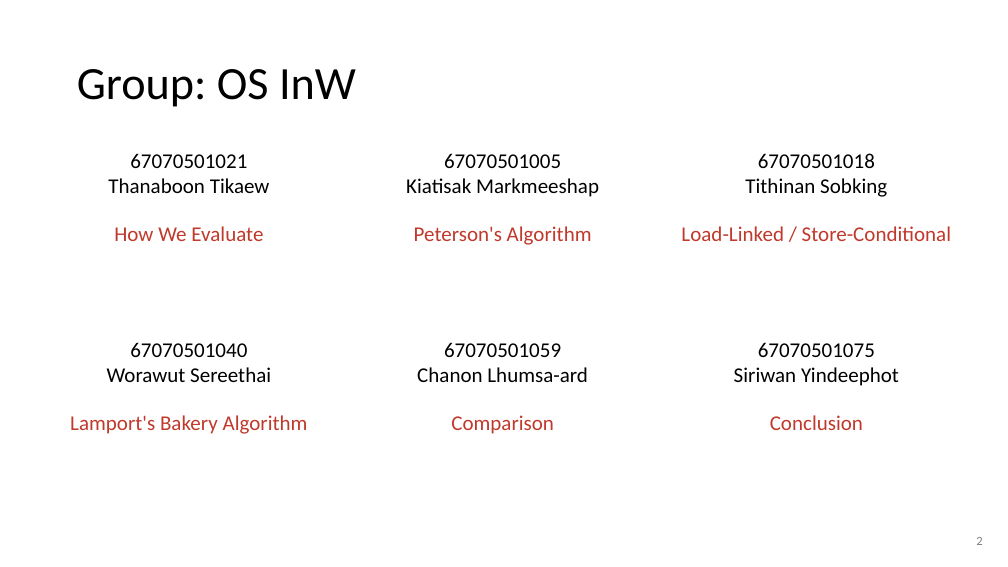
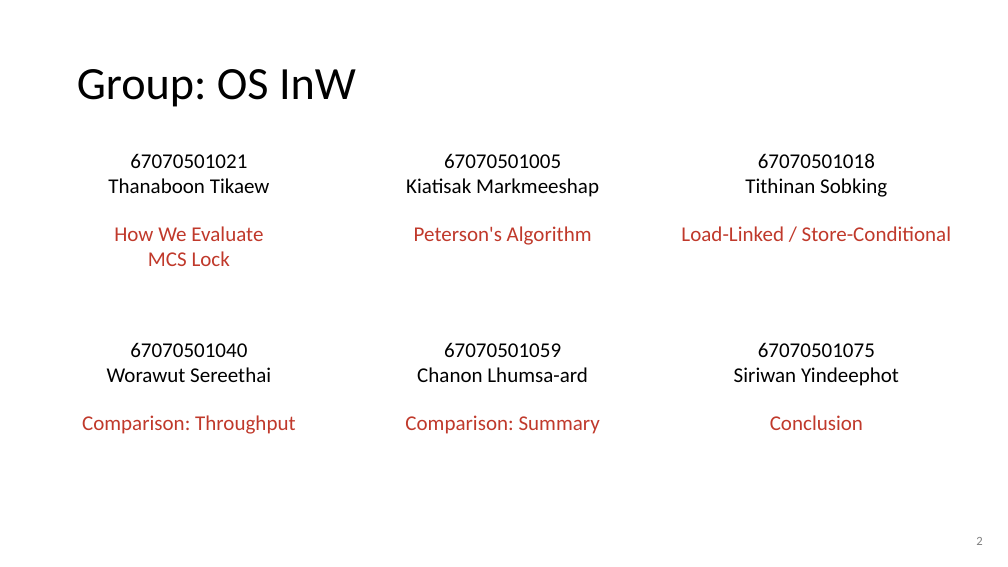
Before and after one commit to Kiatisakk/CPE333-OS, a slide deck: slide 2 of PS08/slides/PS08.pptx. Drawn at 1008x567 pixels with LibreOffice and Linux fonts; fonts in the diff are those of the drawing. Boxes give left, top, right and bottom in pixels: in the first picture for what was removed or moved away, otherwise in the second. Text is boxed around its words. In the diff, an @@ line names an element or a change of style, - is before the commit and + after.

```diff
--- a/PS08/slides/PS08.pptx
+++ b/PS08/slides/PS08.pptx
@@ text at [148, 251, 230, 266]: paragraph added @@
+MCS Lock
@@ text at [82, 415, 295, 434]: text changed @@
-Lamport's Bakery Algorithm
+Comparison: Throughput
@@ text at [405, 415, 600, 434]: text changed @@
-Comparison
+Comparison: Summary
```
Also in this commit, not shown: 15 other slides changed, 3 slides added, 2 slides removed, 12 other files.
